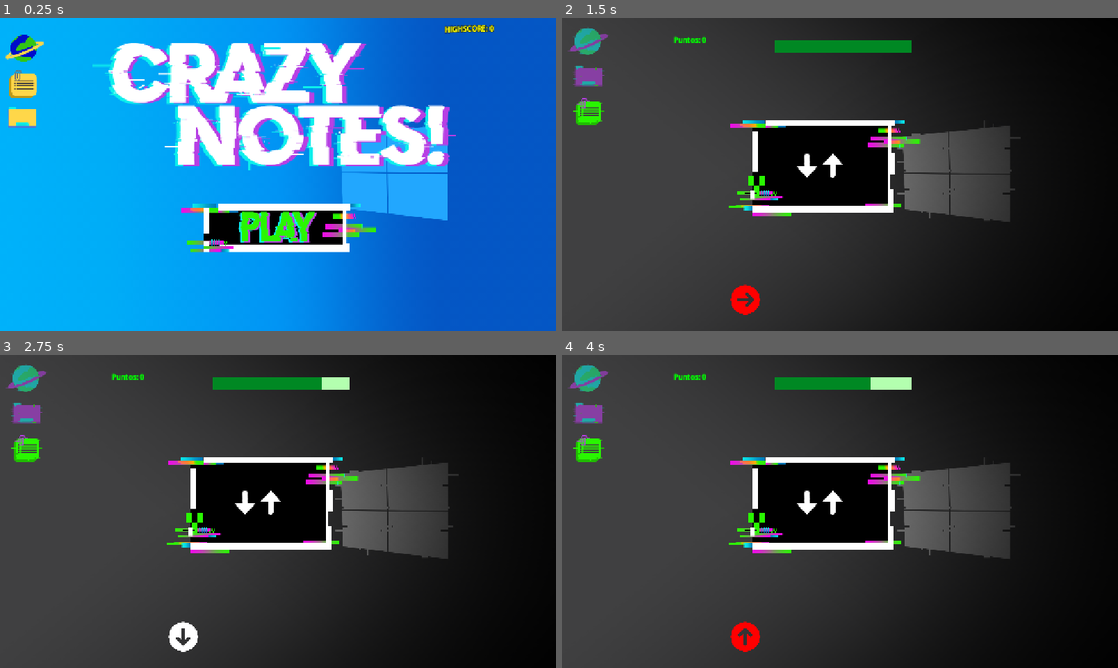
Above: before the commit, frames 1-4 (two rows, left to right).
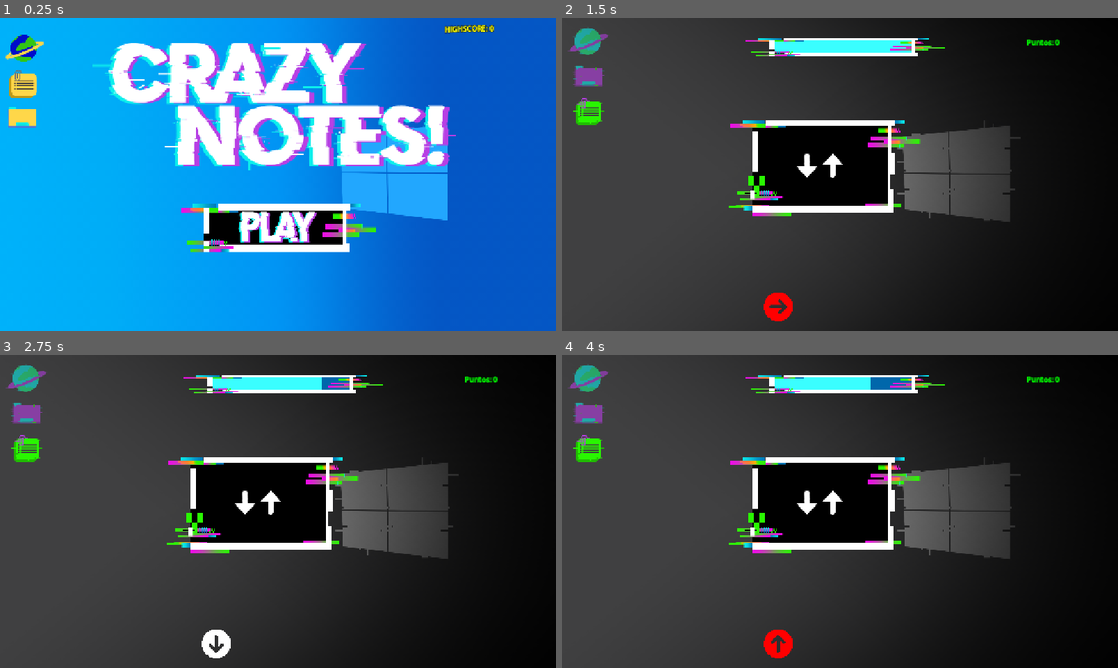
Above: after the commit, the same moments.

Repository: Ginaries/CrazyNotes
Game: Godot game, scene res://scene/menu.tscn
Same seed, same stepped clock (60 frames per second), same inputs: the game is played once before the commit and once after it.
Inputs (mouse positions are in pixels of both pictures, inside the frame that each line leads up to):
- Up to frame 1 (0.25 s): no input
- Up to frame 2 (1.5 s): click (840, 227) at 0.5 s; tap Enter at 1.25 s; hold Right (ui_right) from 1.28 s (still down)
- Up to frame 3 (2.75 s): release Right (ui_right) at 2.03 s; hold Down (ui_down) from 2.03 s (still down)
- Up to frame 4 (4 s): release Down (ui_down) at 2.78 s; hold Right (ui_right) 2.78-3.53 s; hold Up (ui_up) from 3.53 s (still down)

The runs differ from the first frame. In frame 1, 0.8% of the frame differs, in the area x 43-57%, y 61-72%; in frame 2, 2.5%, in the area x 20-90%, y 5-97%; in frame 3, 2.5%; in frame 4, 2.5%.

Commit message:
Cambios1

Diff:
--- /dev/null
+++ b/scene/audio_player.tscn
@@ -0,0 +1,10 @@
+[gd_scene load_steps=3 format=3 uid="uid://bheoxb4dehf2s"]
+
+[ext_resource type="Script" uid="uid://bge3av4xig5v4" path="res://script/audio_player.gd" id="1_ra1kg"]
+[ext_resource type="AudioStream" uid="uid://bhfjw1dq1bpn6" path="res://audio/014815_building-tension-56926 (mp3cut.net).mp3" id="2_oaie0"]
+
+[node name="AudioController" type="Node"]
+script = ExtResource("1_ra1kg")
+
+[node name="bg_music" type="AudioStreamPlayer" parent="."]
+stream = ExtResource("2_oaie0")
--- a/scene/game_over.tscn
+++ b/scene/game_over.tscn
@@ -4,8 +4,8 @@
 [ext_resource type="Texture2D" uid="uid://cpj6dduk4k2qq" path="res://assets/fondopantallanormalCrazyNotes!.png" id="2_p3ufs"]
 [ext_resource type="Texture2D" uid="uid://ckonwb0rgb5is" path="res://assets/botonmenu1CrazyNotes!.png" id="3_0wuup"]
 [ext_resource type="Texture2D" uid="uid://bjca7d7pdj4l2" path="res://assets/botonmenu2CrazyNotes!.png" id="4_nhro7"]
-[ext_resource type="Texture2D" uid="uid://dgqt7hieyjm1n" path="res://assets/CrazyNotes!titulo3.png" id="5_qbgy4"]
-[ext_resource type="Texture2D" uid="uid://cdvlpwjhsjahi" path="res://assets/CrazyNotes!gameover2.png" id="6_jy3q7"]
+[ext_resource type="Texture2D" uid="uid://mxlvdsosxs6j" path="res://assets/CrazyNotes!titulo.png" id="5_0sgxn"]
+[ext_resource type="Texture2D" uid="uid://2ac7d8yhe3bs" path="res://assets/CrazyNotes!gameover.png" id="6_p3ufs"]
 
 [node name="GameOver" type="Control"]
 layout_mode = 3
@@ -35,10 +35,10 @@
 position = Vector2(1030, 191)
 rotation = 0.386358
 scale = Vector2(0.504263, 0.447116)
-texture = ExtResource("5_qbgy4")
+texture = ExtResource("5_0sgxn")
 
 [node name="CrazyNotes!gameover2" type="Sprite2D" parent="."]
 position = Vector2(471, 229)
-texture = ExtResource("6_jy3q7")
+texture = ExtResource("6_p3ufs")
 
 [connection signal="pressed" from="TextureButton" to="." method="_on_texture_button_pressed"]
--- a/scene/menu.tscn
+++ b/scene/menu.tscn
@@ -33,8 +33,8 @@
 offset_right = 1344.0
 offset_bottom = 650.0
 scale = Vector2(0.514359, 0.630583)
-texture_normal = ExtResource("3_vi6sp")
-texture_hover = ExtResource("4_1qlln")
+texture_normal = ExtResource("4_1qlln")
+texture_hover = ExtResource("3_vi6sp")
 
 [node name="RichTextLabel" type="RichTextLabel" parent="."]
 layout_mode = 0
--- a/scene/test.tscn
+++ b/scene/test.tscn
@@ -1,23 +1,25 @@
-[gd_scene load_steps=8 format=3 uid="uid://u4605u32xhxf"]
+[gd_scene load_steps=9 format=3 uid="uid://u4605u32xhxf"]
 
 [ext_resource type="Script" uid="uid://dljucjw34ky6v" path="res://script/test.gd" id="1_fghjm"]
 [ext_resource type="PackedScene" uid="uid://chgp7ctmw67ep" path="res://scene/Mostrar Presion.tscn" id="2_bp0px"]
+[ext_resource type="Texture2D" uid="uid://ckx4ujybbbtpf" path="res://assets/progressbarCrazyNotes!.png" id="4_1ifl7"]
 [ext_resource type="Texture2D" uid="uid://cpj6dduk4k2qq" path="res://assets/fondopantallanormalCrazyNotes!.png" id="4_u3ux8"]
 
 [sub_resource type="AtlasTexture" id="AtlasTexture_fghjm"]
 
 [sub_resource type="StyleBoxTexture" id="StyleBoxTexture_bp0px"]
 texture = SubResource("AtlasTexture_fghjm")
-modulate_color = Color(0.700635, 1, 0.687634, 1)
+modulate_color = Color(0, 0.403922, 0.670588, 1)
 
 [sub_resource type="AtlasTexture" id="AtlasTexture_5u11y"]
 
 [sub_resource type="StyleBoxTexture" id="StyleBoxTexture_u3ux8"]
 texture = SubResource("AtlasTexture_5u11y")
-modulate_color = Color(7.94157e-07, 0.532087, 0.139081, 1)
+modulate_color = Color(0.225609, 0.996799, 1, 1)
 
 [node name="test" type="Node2D"]
 script = ExtResource("1_fghjm")
+metadata/_edit_vertical_guides_ = [649.0, -370.0]
 
 [node name="TextureRect" type="TextureRect" parent="."]
 offset_right = 1920.0
@@ -55,13 +57,21 @@
 offset_bottom = 69.0
 
 [node name="label_puntos" type="RichTextLabel" parent="."]
-offset_left = 151.0
-offset_top = 39.0
-offset_right = 437.0
-offset_bottom = 78.0
+offset_left = 964.0
+offset_top = 45.0
+offset_right = 1250.0
+offset_bottom = 84.0
 
 [node name="Presionado" parent="." instance=ExtResource("2_bp0px")]
-position = Vector2(361, 565)
+position = Vector2(437, 581)
+
+[node name="TextureRect2" type="TextureRect" parent="."]
+offset_left = 390.0
+offset_top = 40.0
+offset_right = 888.0
+offset_bottom = 96.0
+texture = ExtResource("4_1ifl7")
+expand_mode = 1
 
 [connection signal="timeout" from="ProgressBar/Timer" to="." method="_on_timer_timeout"]
 [connection signal="timeout" from="DESCUENTO" to="." method="_on_descuento_timeout"]
--- /dev/null
+++ b/script/audio_player.gd
@@ -0,0 +1,5 @@
+extends Node
+@onready var bg_music: AudioStreamPlayer = $bg_music
+
+func play_music():
+	bg_music.play()
Binary file added: assets/CrazyNotes!gameover.png
Not shown, added: assets/CrazyNotes!gameover.png.import
Binary file added: assets/CrazyNotes!titulo.png
Not shown, added: assets/CrazyNotes!titulo.png.import
Not shown, added: assets/desktop.ini
Not shown, added: audio/014815_building-tension-56926 (mp3cut.net).mp3.import
Not shown, added: script/audio_player.gd.uid
Not shown, added: audio/014815_building-tension-56926 (mp3cut.net).mp3
